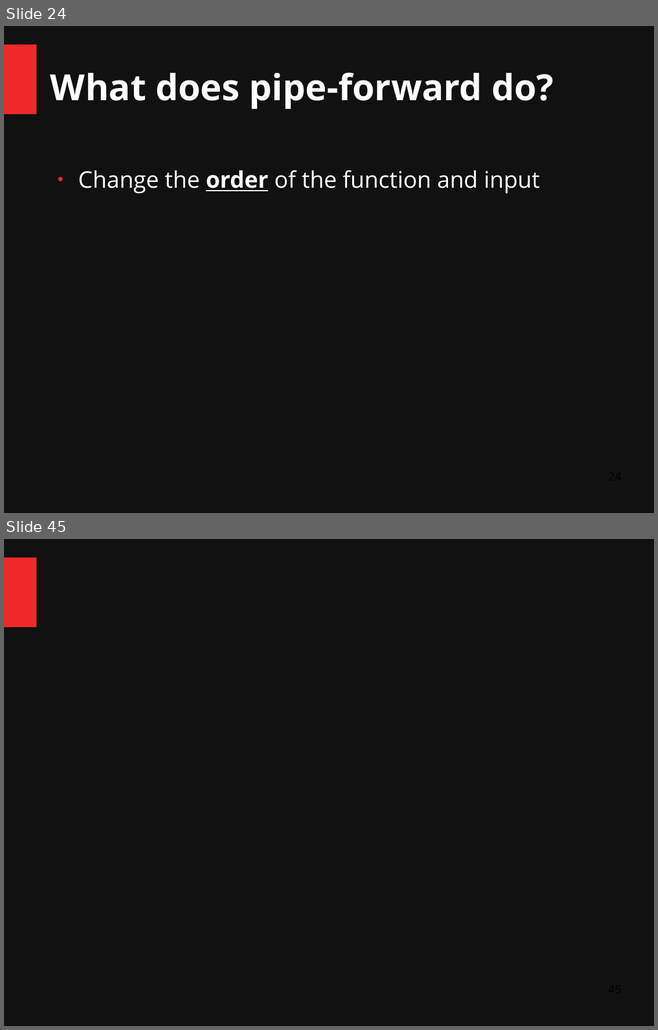
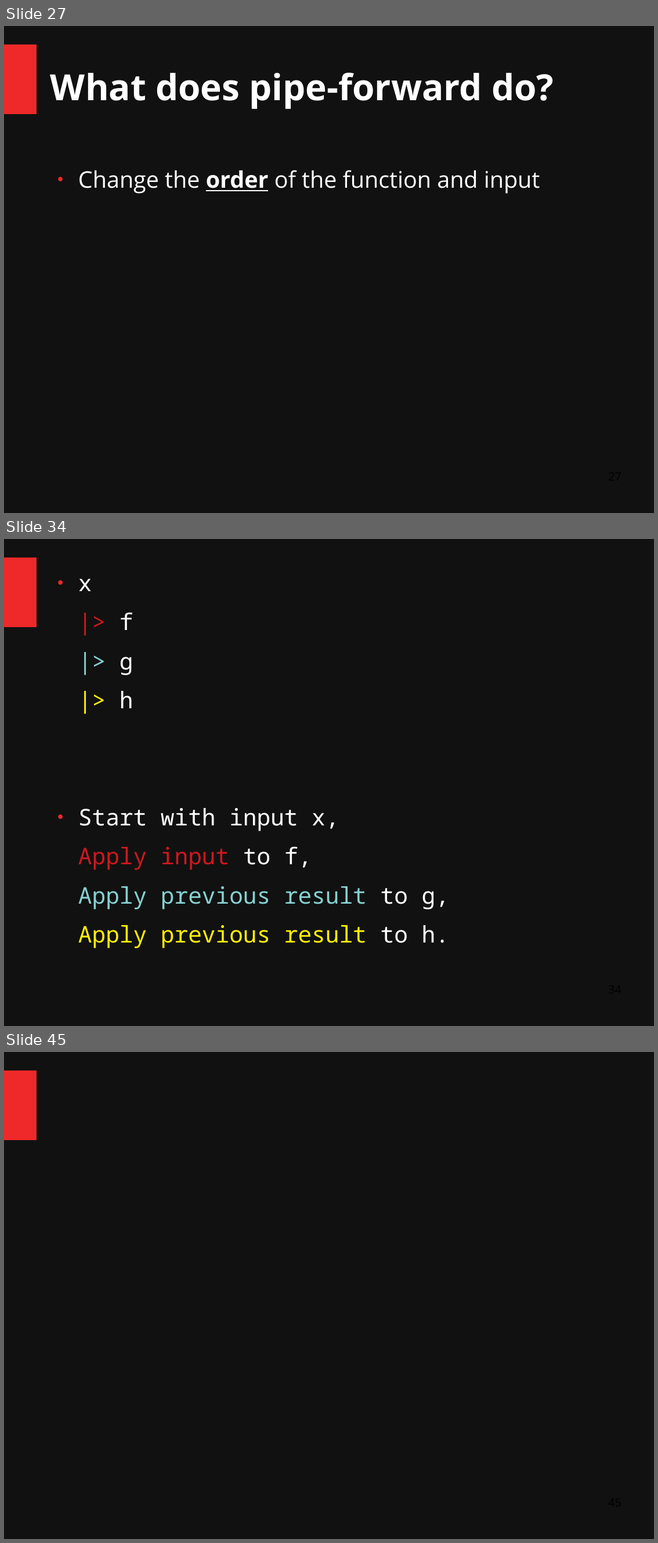
Before and after one commit to ChangHaiBin/FSharpPowerPoint, a slide deck: FSharp Talk Dark.odp. Shown one above the other, each under a label of ours: slides 24 and 45 before the commit, slides 27, 34 and 45 after it; the slides between them are not shown. The pictures are 658x1030 and 658x1543 pixels, drawn with LibreOffice and Linux fonts; fonts in the diff are those of the drawing. Boxes give left, top, right and bottom in pixels: in the first picture for what was removed or moved away, otherwise in the second. Text is boxed around its words. In the diff, an @@ line names an element or a change of style, - is before the commit and + after.

```diff
--- a/FSharp Talk Dark.odp
+++ b/FSharp Talk Dark.odp
@@ slide 34 added at box(4, 539, 654, 1026), background #111111; not listed: 1 template element that a slide beside it also shows @@
@@ text added at box(78, 578, 449, 948), 28 pt, text #FFFFFF @@
+● x
+|> f
+|> g
+|> h
+● Start with input x,
+Apply input to f,
+Apply previous result to g,
+Apply previous result to h.
@@ what was slide 24 is now slide 27 @@
```
Also in this commit, not shown: 4 slides changed, 19 other slides added, 6 slides removed, 2 other files.
